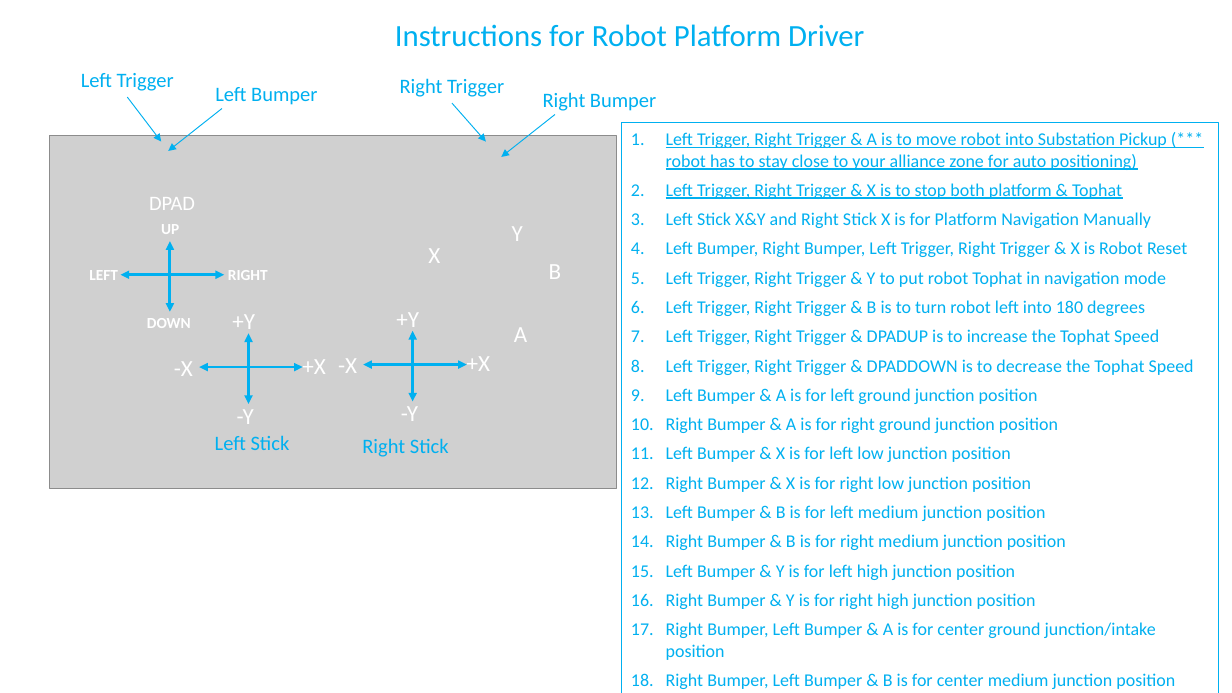
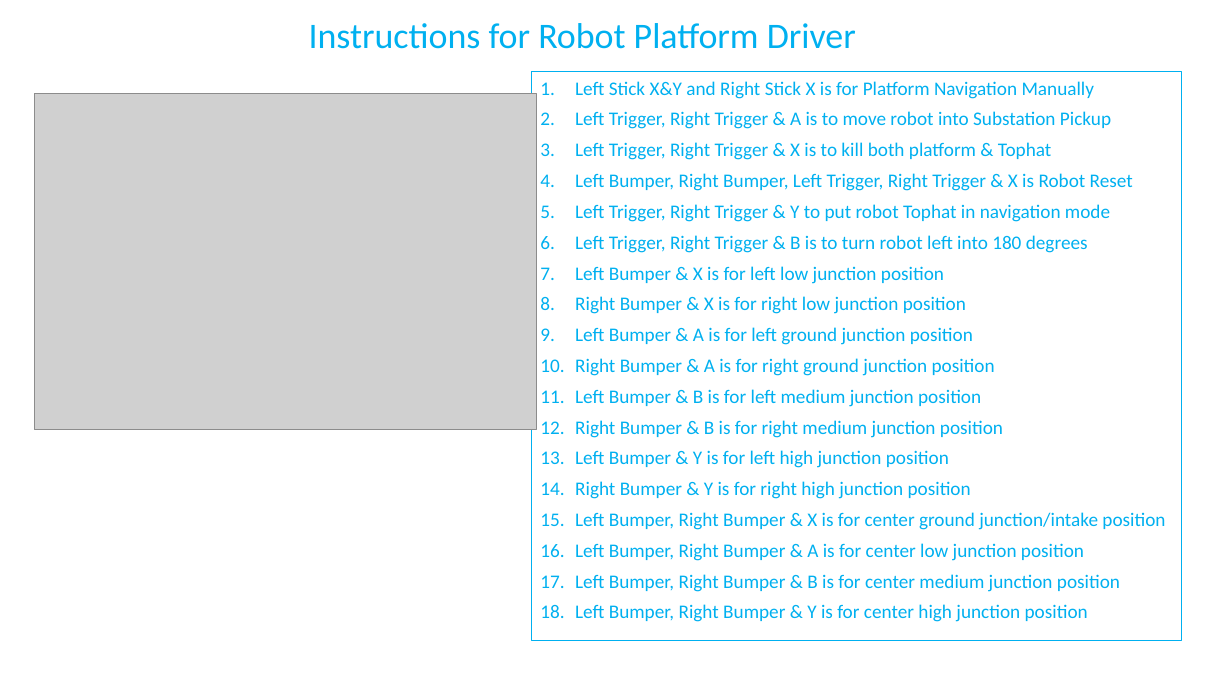
Before and after one commit to SaiabhiramA/ATRoadRunnerV8, a slide deck: slide 1 of ProgrammingDocs/Gamepad_AT_2022_11302022.pptx. Drawn at 1232x693 pixels with LibreOffice and Linux fonts; fonts in the diff are those of the drawing; grey boxes stand for pictures. Boxes give left, top, right and bottom in pixels: in the first picture for what was removed or moved away, otherwise in the second. Text is boxed around its words. In the diff, an @@ line names an element or a change of style, - is before the commit and + after.

```diff
--- a/ProgrammingDocs/Gamepad_AT_2022_11302022.pptx
+++ b/ProgrammingDocs/Gamepad_AT_2022_11302022.pptx
@@ ellipse "Instructions for Robot Platform Driver": place and size @@
-ellipse "Instructions for Robot Platform Driver" at box(263, 17, 996, 52)
+ellipse "Instructions for Robot Platform Driver" at box(168, 17, 996, 52)
@@ ellipse "Instructions for Robot Platform Driver" at box(168, 17, 996, 52): size 24 to 28 pt @@
@@ ellipse removed at box(47, 62, 208, 97) @@
-Left Trigger
@@ ellipse removed at box(162, 76, 372, 111) @@
-Left Bumper
@@ ellipse removed at box(363, 68, 541, 104) @@
-Right Trigger
@@ ellipse removed at box(494, 81, 704, 116) @@
-Right Bumper
@@ rectangle "Left Stick X&Y and Right ...": place and size @@
-rectangle "Left Stick X&Y and Right ..." at box(622, 123, 1219, 693)
+rectangle "Left Stick X&Y and Right ..." at box(531, 71, 1181, 640)
@@ text in rectangle at box(575, 81, 1133, 499): size 14 to 15 pt in "Left Stick X&Y and Right Stick X ...", "Left Bumper, Right Bumper, Left Trigger, Right ...", "Left Trigger, Right Trigger & Y to ...", "Left Trigger, Right Trigger & B is ..." and 6 more places @@
@@ picture: place and size @@
-picture at box(50, 136, 616, 489)
+picture at box(34, 93, 536, 430)
@@ arrow removed from (128, 97) to (161, 141) @@
@@ arrow removed from (222, 108) to (168, 151) @@
@@ arrow removed from (452, 104) to (486, 141) @@
@@ arrow removed from (555, 115) to (502, 157) @@
@@ text in rectangle at box(575, 111, 1111, 160): paragraphs added @@
+2. Left Trigger, Right Trigger & A is to move robot into Substation Pickup
+3. Left Trigger, Right Trigger & X is to kill both platform & Tophat
@@ text in rectangle at box(666, 132, 1167, 199): paragraphs removed @@
-1. Left Trigger, Right Trigger & A is to move robot into Substation Pickup (*** robot has to stay close to your alliance zone for auto positioning)
-2. Left Trigger, Right Trigger & X is to stop both platform & Tophat
@@ ellipse removed at box(99, 185, 246, 220) @@
-DPAD
@@ text removed at box(512, 227, 523, 241) @@
-Y
@@ text removed at box(428, 249, 440, 263) @@
-X
@@ text removed at box(549, 265, 562, 279) @@
-B
@@ text in rectangle at box(575, 266, 966, 314): text changed; size 14 to 15 pt @@
-7. Left Trigger, Right Trigger & DPADUP is to increase the Tophat Speed
-8. Left Trigger, Right Trigger & DPADDOWN is to decrease the Tophat Speed
+7. Left Bumper & X is for left low junction position
+8. Right Bumper & X is for right low junction position
@@ group removed at box(89, 224, 268, 328): 4 texts, 2 double arrows @@
-RIGHT
-LEFT
-UP
-DOWN
@@ text removed at box(514, 328, 527, 342) @@
-A
@@ group removed at box(174, 315, 325, 424): 4 texts, 2 double arrows @@
-+X
--X
-+Y
--Y
@@ group removed at box(338, 313, 490, 421): 4 texts, 2 double arrows @@
-+X
--X
-+Y
--Y
@@ ellipse removed at box(179, 424, 326, 459) @@
-Left Stick
@@ ellipse removed at box(325, 428, 486, 463) @@
-Right Stick
@@ text in rectangle at box(666, 446, 1031, 492): paragraphs removed @@
-11. Left Bumper & X is for left low junction position
-12. Right Bumper & X is for right low junction position
@@ text in rectangle at box(575, 512, 1165, 622): text changed; size 14 to 15 pt @@
-17. Right Bumper, Left Bumper & A is for center ground junction/intake position
-18. Right Bumper, Left Bumper & B is for center medium junction position
-19. Right Bumper, Left Bumper & X is for center low junction position
-20. Right Bumper, Left Bumper & Y is for center high junction position
+15. Left Bumper, Right Bumper & X is for center ground junction/intake position
+16. Left Bumper, Right Bumper & A is for center low junction position
+17. Left Bumper, Right Bumper & B is for center medium junction position
+18. Left Bumper, Right Bumper & Y is for center high junction position
```
Also in this commit, not shown: 1 other slide changed, 1 slide removed, 3 other files.
